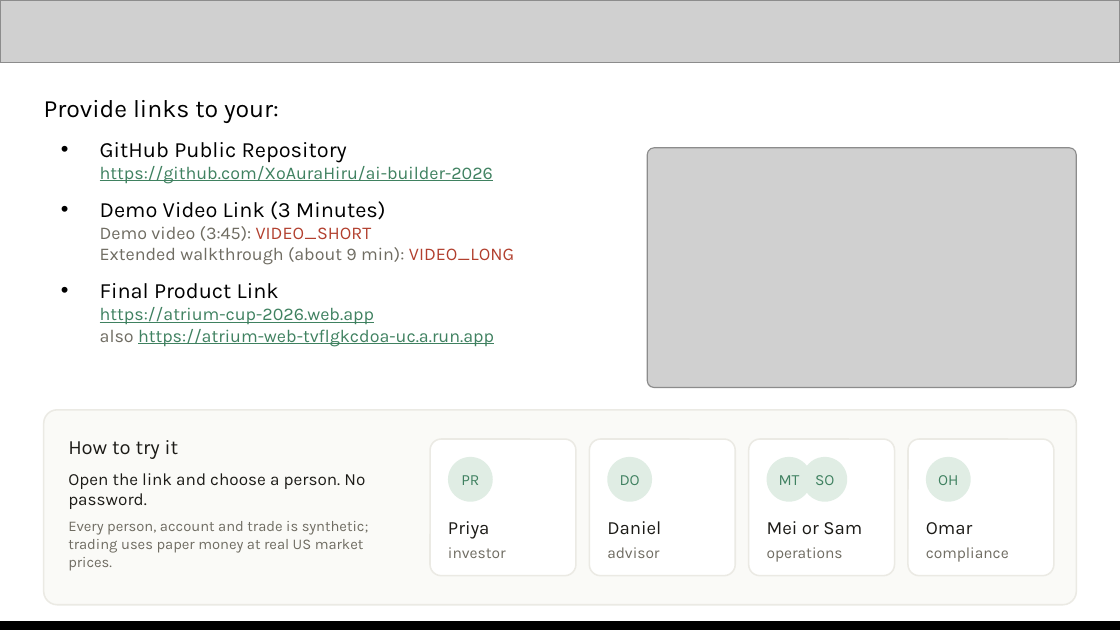
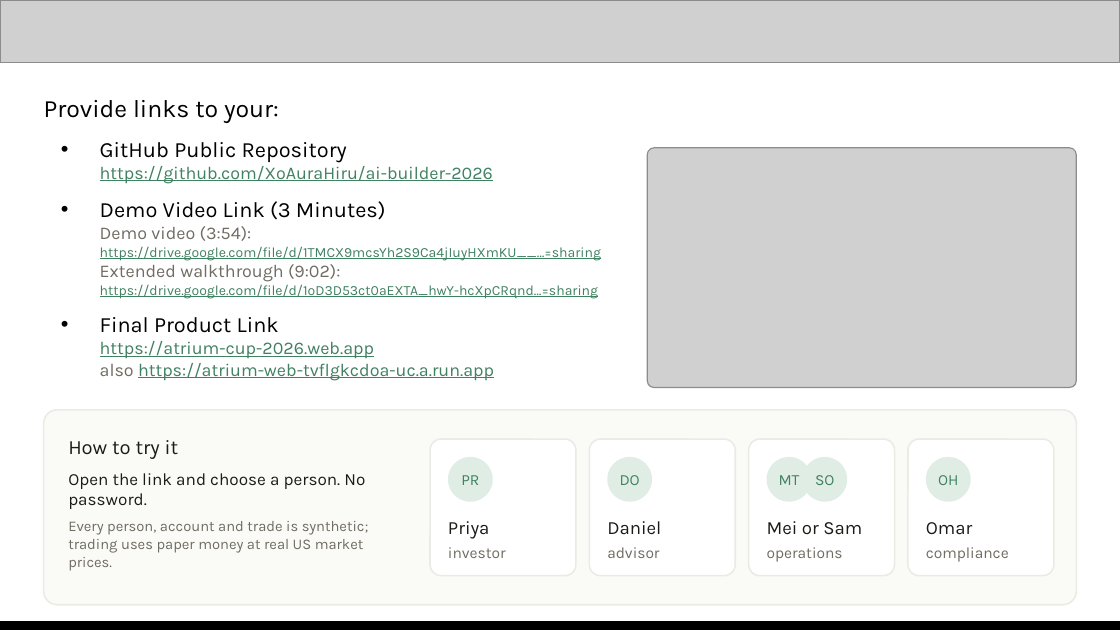
Before and after one commit to XoAuraHiru/ai-builder-2026, a slide deck: slide 13 of docs/pitch/Atrium-Pitch-Deck.pptx. Drawn at 1120x630 pixels with LibreOffice and Linux fonts; fonts in the diff are those of the drawing; grey boxes stand for pictures. Boxes give left, top, right and bottom in pixels: in the first picture for what was removed or moved away, otherwise in the second. Text is boxed around its words. In the diff, an @@ line names an element or a change of style, - is before the commit and + after.

```diff
--- a/docs/pitch/Atrium-Pitch-Deck.pptx
+++ b/docs/pitch/Atrium-Pitch-Deck.pptx
@@ text at (100,201,601,299): text changed; size 11.5 to 9 pt; text colour #6F6C62 to #3F8160 @@
-• Demo Video Link (3 Minutes)
-  Demo video (3:45): VIDEO_SHORT
-  Extended walkthrough (about 9 min): VIDEO_LONG
+• Demo Video Link (3 Minutes)
+  Demo video (3:54):
+  https://drive.google.com/file/d/1TMCX9mcsYh2S9Ca4jIuyHXmKU__…=sharing
+  Extended walkthrough (9:02):
+  https://drive.google.com/file/d/1oD3D53ct0aEXTA_hwY-hcXpCRqnd…=sharing
```
Also in this commit, not shown: 1 other slide changed, 3 other files.
